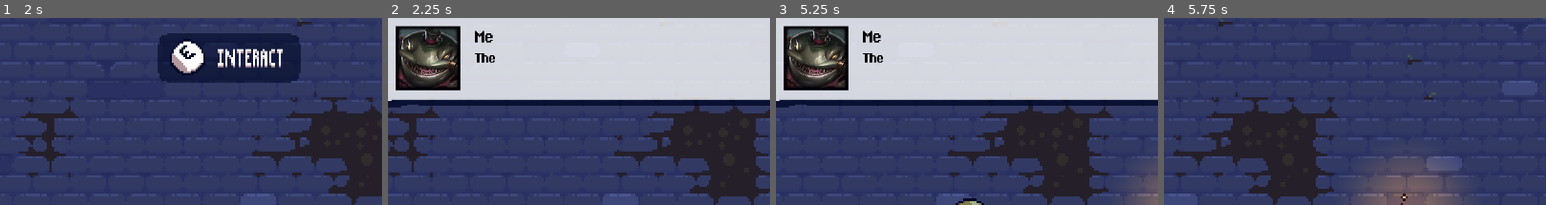
Above: before the commit, frames 1-4 (left to right).
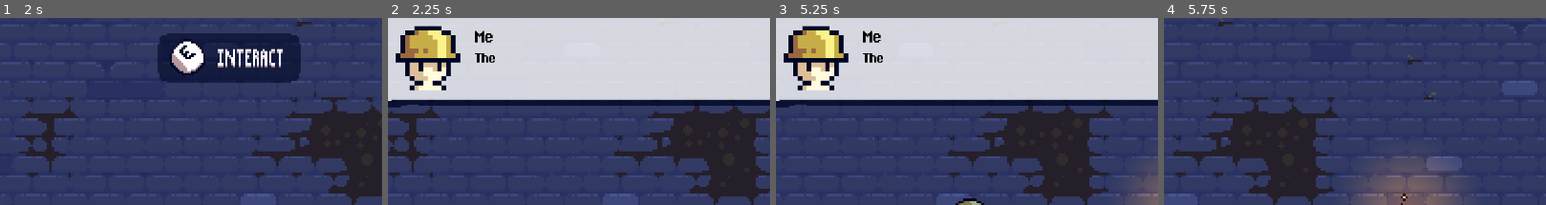
Above: after the commit, the same moments.

Repository: Lukko-Digital/You-Made-The-Dungeon
Game: Godot game, scene res://levels/level_0.tscn
The game is run twice, just before and just after one commit, with the same random seed, the same clock (stepped at 60 frames per second) and the same inputs. The engine's default icon, where the game draws it, is replaced by a stand-in: a white triangle on a blue panel in a dark square.
Inputs:
- Up to frame 1 (2 s): hold D (right) from 0.53 s (still down); tap E (interact) at 0.6, 1.35 s; tap Space (jump) at 0.77, 1.52 s
- Up to frame 2 (2.25 s): release D (right) at 2.03 s; hold A (left) from 2.03 s (still down); tap E (interact) at 2.1 s
- Up to frame 3 (5.25 s): release A (left) at 2.78 s; hold D (right) 2.78-4.28 s; tap E (interact) every 0.75 s from 2.85 to 5.1 s; tap Space (jump) at 3.02, 3.77, 4.52 s; hold A (left) 4.28-5.03 s; hold D (right) from 5.03 s (still down)
- Up to frame 4 (5.75 s): keep holding D (right)
The pictures show only the part of the screen within x 20-70%, y 11-61%; the shares and areas given below are measured in that part.

Frame 1 is identical in both runs. In frame 2, 5.7% of the frame differs, in the area x 2-19%, y 4-39%; in frame 3, 5.7%; in frame 4, nothing differs.
Error in both runs: Invalid assignment of property or key 'parameters/conditions/not_shot' with value of type 'bool' on a base object of type 'AnimationTree'. (res://scripts/playe…

Commit message:
add png portraits

Diff:
--- a/scripts/ui.gd
+++ b/scripts/ui.gd
@@ -21,7 +21,7 @@
 @onready var text_timer: Timer = $HBoxContainer/VBoxContainer/MarginContainer2/DialogueBox/TextTimer
 @onready var dialogue_noise: AudioStreamPlayer = $HBoxContainer/VBoxContainer/MarginContainer2/DialogueBox/AudioStreamPlayer
 
-const TEXT_SPEED = 0.04
+const TEXT_SPEED = 0.03
 
 # Called when the node enters the scene tree for the first time.
 func _ready():
@@ -92,7 +92,7 @@
 	var speaker_name = dialogue_list[current_dialogue_idx]["Name"]
 	name_label.text = speaker_name
 	dialogue_label.text = dialogue_list[current_dialogue_idx]["Text"]
-	portrait.texture = load("res://assets/portraits/%s.webp" % speaker_name)
+	portrait.texture = load("res://assets/portraits/%s.png" % speaker_name)
 
 	# animation
 	dialogue_label.visible_characters = 0
Binary file added: assets/portraits/Me.png
Binary file removed: assets/portraits/Me.webp
Binary file added: assets/portraits/Sign.png
Binary file added: assets/portraits/SkeletonNPC.png
